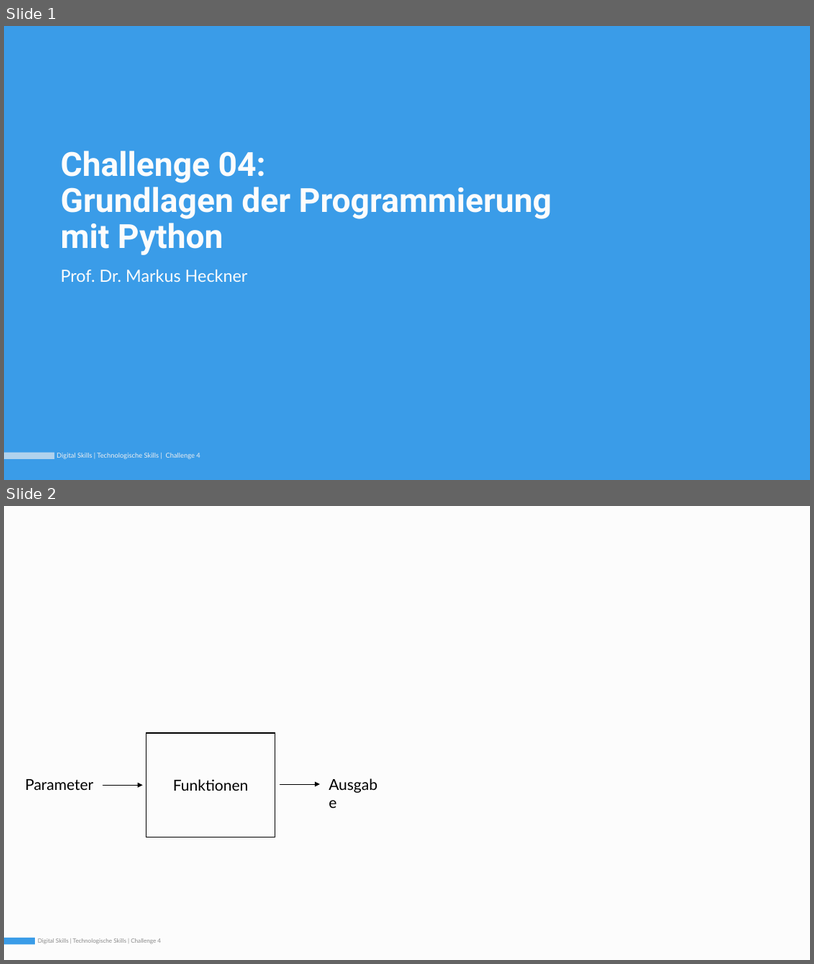
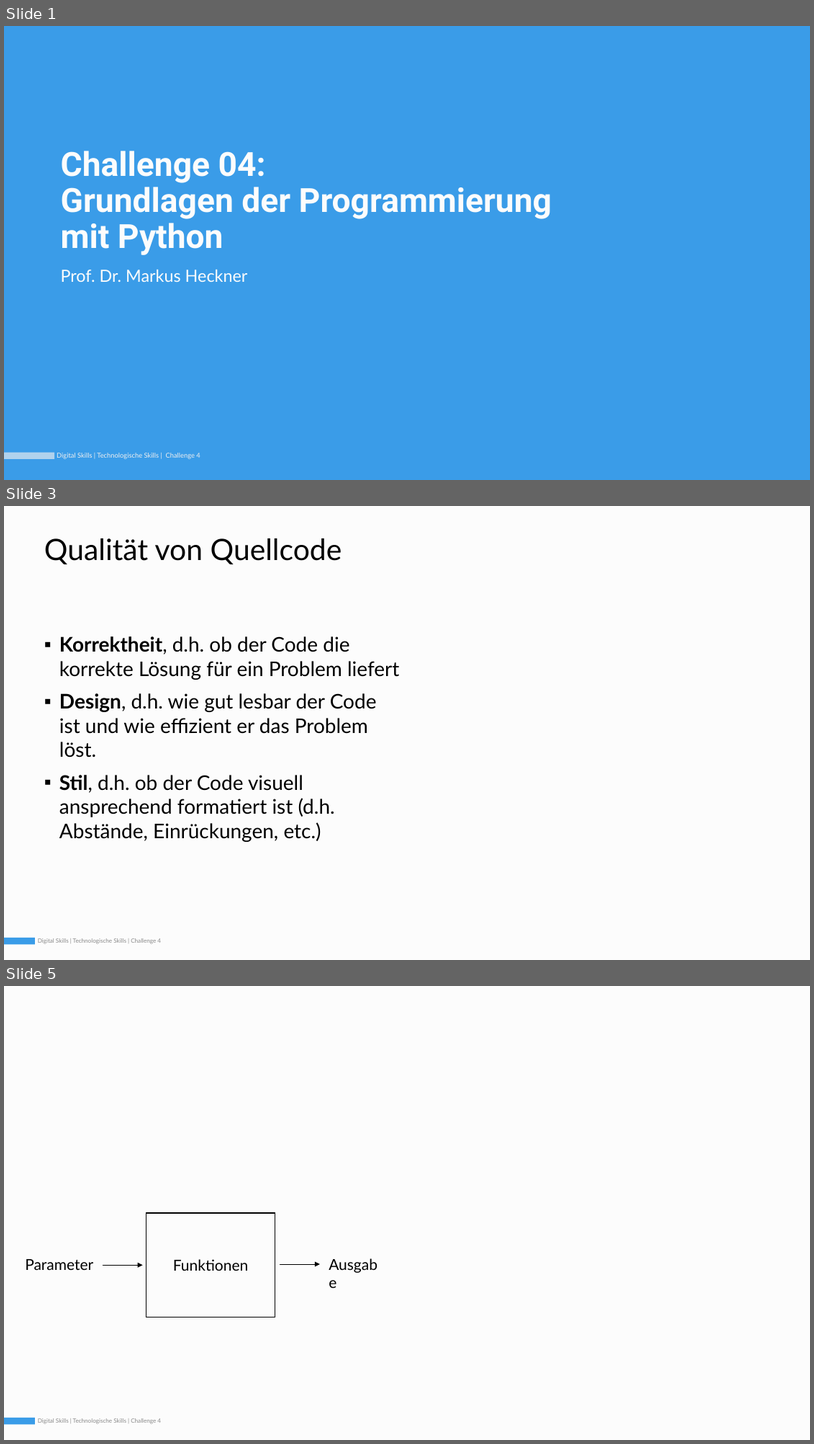
Before and after one commit to Simple-codinger/digitalskills, a slide deck: semester1_technology_skills/04_python1/slides/DigitalSkills_01_04_Python1_220221_v2.pptx. Shown one above the other, each under a label of ours: slides 1 and 2 before the commit, slides 1, 3 and 5 after it; the slides between them are not shown. The pictures are 814x964 and 814x1444 pixels, drawn with LibreOffice and Linux fonts; fonts in the diff are those of the drawing. Boxes give left, top, right and bottom in pixels: in the first picture for what was removed or moved away, otherwise in the second. Text is boxed around its words. In the diff, an @@ line names an element or a change of style, - is before the commit and + after.

```diff
--- a/semester1_technology_skills/04_python1/slides/DigitalSkills_01_04_Python1_220221_v2.pptx
+++ b/semester1_technology_skills/04_python1/slides/DigitalSkills_01_04_Python1_220221_v2.pptx
@@ slide 3 added at [4, 506, 810, 960], background #F0F0F0; not listed: 3 template elements that a slide beside it also shows @@
@@ title added at [44, 538, 342, 564], 35 pt, text #000000 @@
+Qualität von Quellcode
@@ text added at [59, 636, 399, 842], 24 pt, text #000000 @@
+▪ Korrektheit, d.h. ob der Code die korrekte Lösung für ein Problem liefert
+▪ Design, d.h. wie gut lesbar der Code ist und wie effizient er das Problem löst.
+▪ Stil, d.h. ob der Code visuell ansprechend formatiert ist (d.h. Abstände, Einrückungen, etc.)
@@ what was slide 2 is now slide 5 @@
```
Also in this commit, not shown: 2 other slides added, 3 other files.
